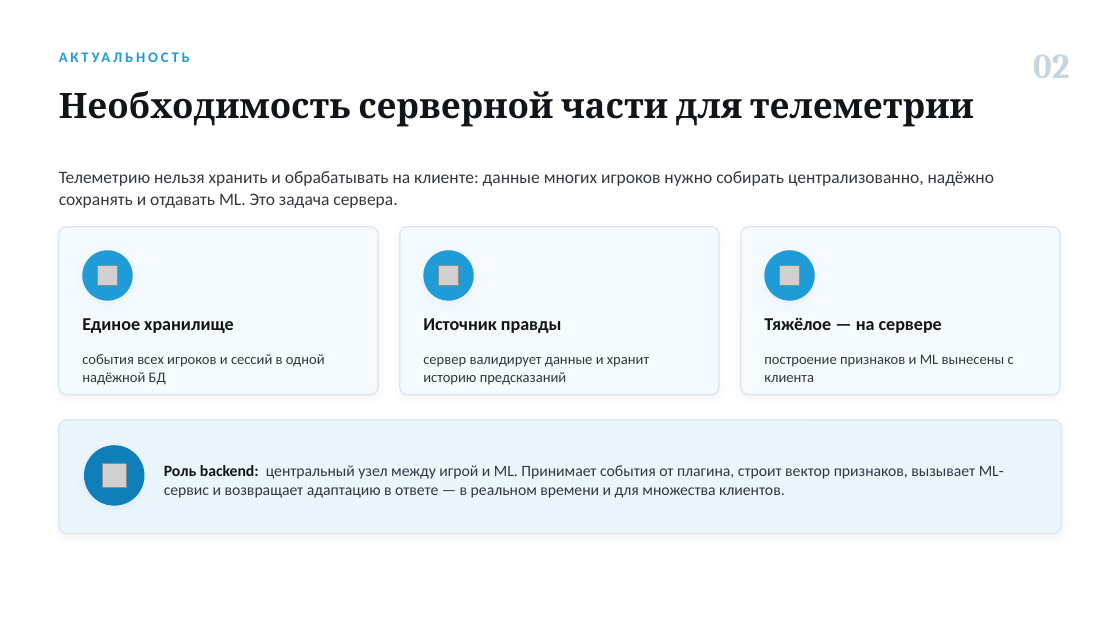
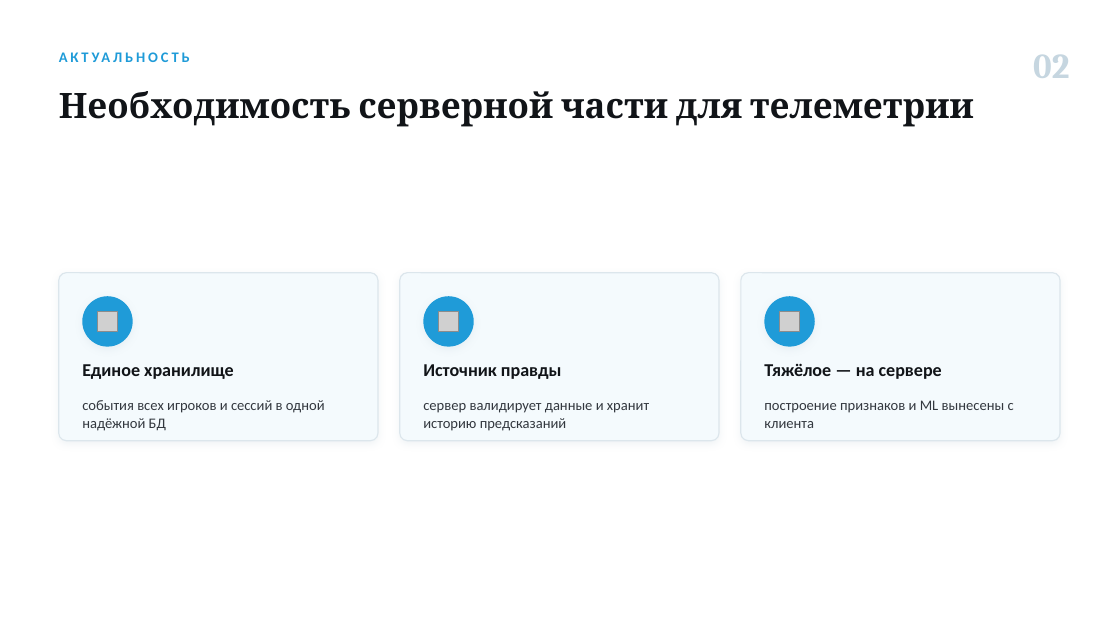
Before and after one commit to Antizi/diplom-Game_Plugs_Ai, a slide deck: slide 2 of presentations/Самигуллин_ВКР_серверное-решение.pptx. Drawn at 1120x630 pixels with LibreOffice and Linux fonts; fonts in the diff are those of the drawing; grey boxes stand for pictures. Boxes give left, top, right and bottom in pixels: in the first picture for what was removed or moved away, otherwise in the second. Text is boxed around its words. In the diff, an @@ line names an element or a change of style, - is before the commit and + after.

```diff
--- a/presentations/Самигуллин_ВКР_серверное-решение.pptx
+++ b/presentations/Самигуллин_ВКР_серверное-решение.pptx
@@ text removed at [59,171,994,208] @@
-Телеметрию нельзя хранить и обрабатывать на клиенте: данные многих игроков нужно собирать централизованно, надёжно сохранять и отдавать ML. Это задача сервера.
@@ 6 texts, 3 pictures, 3 ellipses, 3 rounded rectangles: place and size @@
-6 texts, 3 pictures, 3 ellipses, 3 rounded rectangles at [59,227,1060,395]
+6 texts, 3 pictures, 3 ellipses, 3 rounded rectangles at [59,273,1060,441]
@@ rounded rectangle removed at [59,420,1061,534] @@
@@ ellipse removed at [84,445,145,506] @@
@@ picture removed at [103,464,127,488] @@
@@ text removed at [164,465,1004,498] @@
-Роль backend: центральный узел между игрой и ML. Принимает события от плагина, строит вектор признаков, вызывает ML-сервис и возвращает адаптацию в ответе — в реальном времени и для множества клиентов.
```
Also in this commit, not shown: 5 other slides changed, 6 other files.
